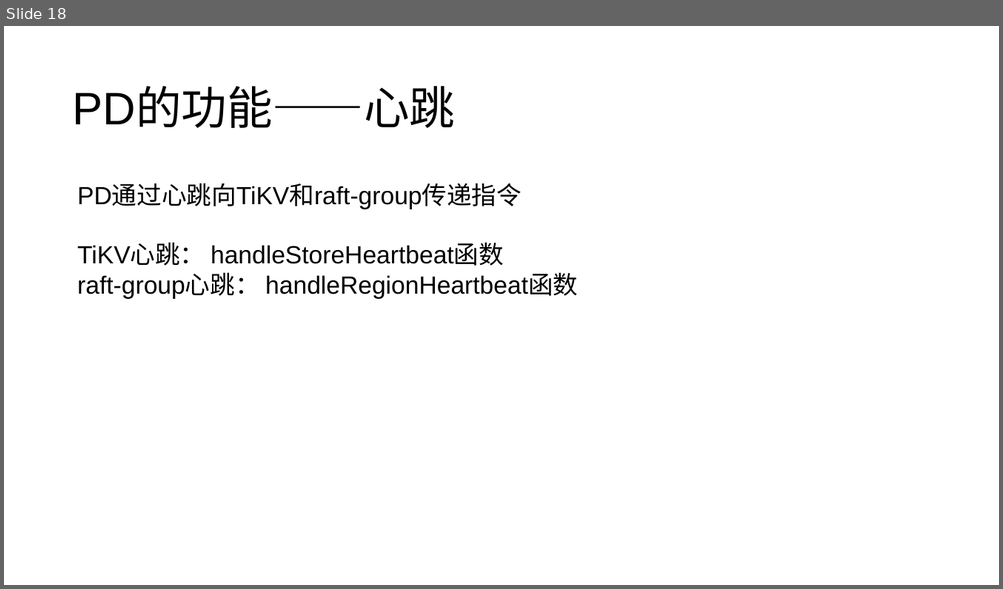
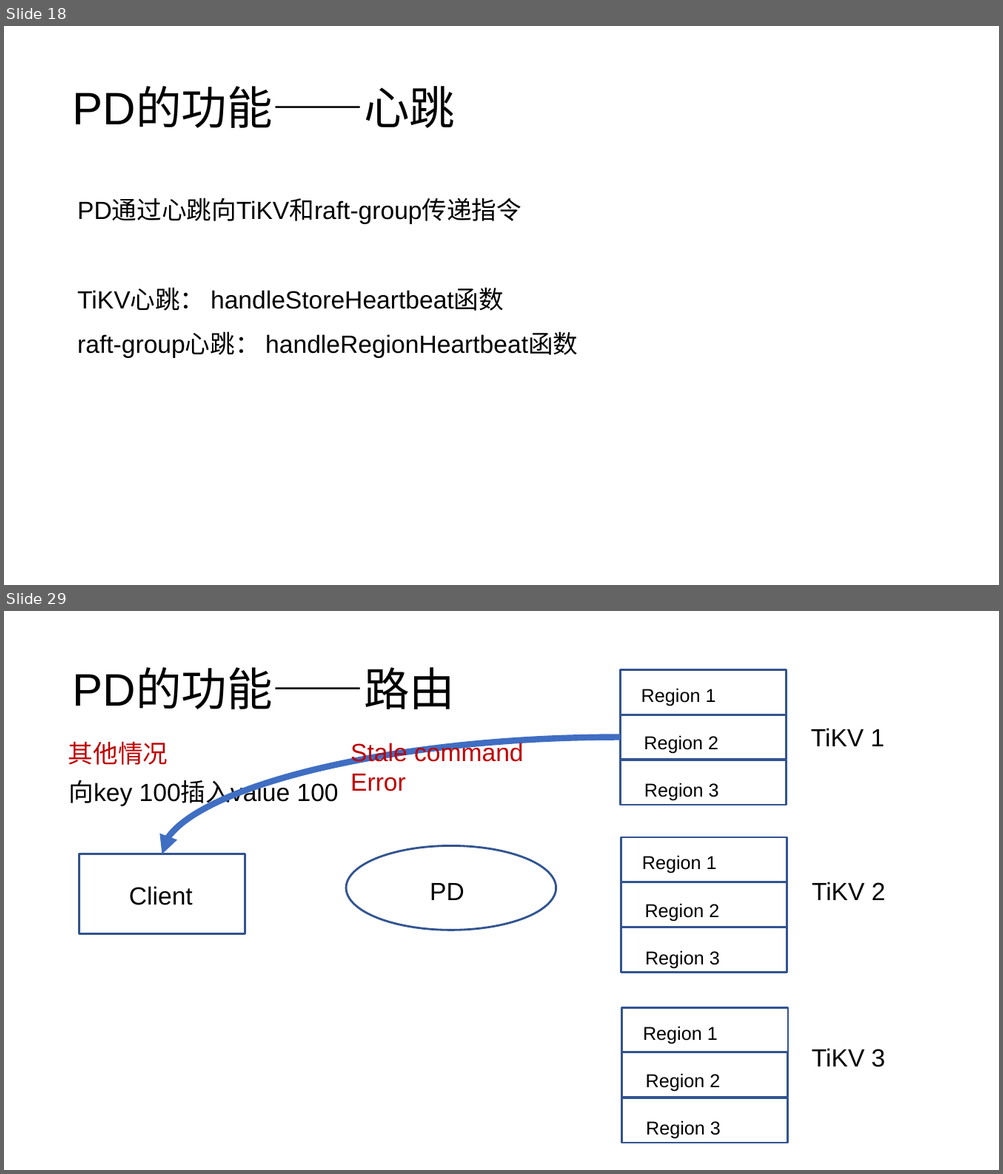
Before and after one commit to Doris404/Study-paper-channel, a slide deck: Chai' project/study material/notes/TiDB项目.pptx. Shown one above the other, each under a label of ours: slide 18 before the commit, slides 18 and 29 after it; the slides between them are not shown. The pictures are 1003x589 and 1003x1174 pixels, drawn with LibreOffice and Linux fonts; fonts in the diff are those of the drawing. Boxes give left, top, right and bottom in pixels: in the first picture for what was removed or moved away, otherwise in the second. Text is boxed around its words. In the diff, an @@ line names an element or a change of style, - is before the commit and + after.

```diff
--- a/Chai' project/study material/notes/TiDB项目.pptx
+++ b/Chai' project/study material/notes/TiDB项目.pptx
@@ slide 29 added at (x1=4, y1=611, x2=999, y2=1170), background #FFFFFF @@
@@ title added at (x1=72, y1=669, x2=455, y2=709), 44 pt, text #000000 @@
+PD的功能——路由
@@ rectangle added at (x1=620, y1=670, x2=786, y2=715), outline #325491 2 pt @@
@@ text added at (x1=641, y1=688, x2=716, y2=706), 18 pt, text #000000 @@
+Region 1
@@ rectangle added at (x1=620, y1=715, x2=786, y2=760), outline #325491 2 pt @@
@@ text added at (x1=68, y1=741, x2=168, y2=765), 24 pt, text #C00000 @@
+其他情况
@@ curved arrow added from (620, 737) to (162, 854), #3F6FC3 6 pt @@
@@ text added at (x1=350, y1=741, x2=523, y2=792), 24 pt, text #C00000 @@
+Stale command Error
@@ text added at (x1=643, y1=735, x2=718, y2=754), 18 pt, text #000000 @@
+Region 2
@@ text added at (x1=811, y1=728, x2=885, y2=746), 24 pt, text #000000 @@
+TiKV 1
@@ rectangle added at (x1=620, y1=760, x2=786, y2=805), outline #325491 2 pt @@
@@ text added at (x1=69, y1=780, x2=338, y2=806), 24 pt, text #000000 @@
+向key 100插入value 100
@@ text added at (x1=644, y1=783, x2=719, y2=801), 18 pt, text #000000 @@
+Region 3
@@ rectangle added at (x1=79, y1=854, x2=245, y2=934), outline #325491 2 pt @@
@@ ellipse added at (x1=346, y1=846, x2=555, y2=931), outline #325491 2 pt @@
@@ rectangle added at (x1=621, y1=838, x2=787, y2=883), outline #325491 2 pt @@
@@ text added at (x1=642, y1=855, x2=717, y2=874), 18 pt, text #000000 @@
+Region 1
@@ text added at (x1=129, y1=886, x2=193, y2=906), 24 pt, text #000000 @@
+Client
@@ text added at (x1=430, y1=883, x2=464, y2=900), 24 pt, text #000000 @@
+PD
@@ rectangle added at (x1=621, y1=883, x2=787, y2=927), outline #325491 2 pt @@
@@ text added at (x1=811, y1=882, x2=885, y2=900), 24 pt, text #000000 @@
+TiKV 2
@@ text added at (x1=645, y1=903, x2=719, y2=922), 18 pt, text #000000 @@
+Region 2
@@ rectangle added at (x1=621, y1=927, x2=787, y2=972), outline #325491 2 pt @@
@@ text added at (x1=645, y1=951, x2=720, y2=968), 18 pt, text #000000 @@
+Region 3
@@ rectangle added at (x1=622, y1=1008, x2=788, y2=1053), outline #325491 2 pt @@
@@ text added at (x1=643, y1=1026, x2=717, y2=1044), 18 pt, text #000000 @@
+Region 1
@@ rectangle added at (x1=622, y1=1053, x2=788, y2=1097), outline #325491 2 pt @@
@@ text added at (x1=811, y1=1048, x2=885, y2=1068), 24 pt, text #000000 @@
+TiKV 3
@@ text added at (x1=646, y1=1073, x2=720, y2=1092), 18 pt, text #000000 @@
+Region 2
@@ rectangle added at (x1=622, y1=1098, x2=788, y2=1143), outline #325491 2 pt @@
@@ text added at (x1=646, y1=1121, x2=720, y2=1139), 18 pt, text #000000 @@
+Region 3
@@ slide 18 changed as well @@
@@ text "PD通过心跳向TiKV和raft-group传递指令" at (x1=77, y1=199, x2=578, y2=358): line spacing 1 to 1.5 @@
```
Also in this commit, not shown: 2 other slides changed, 16 other slides added, 3 slides removed, 5 other files.
